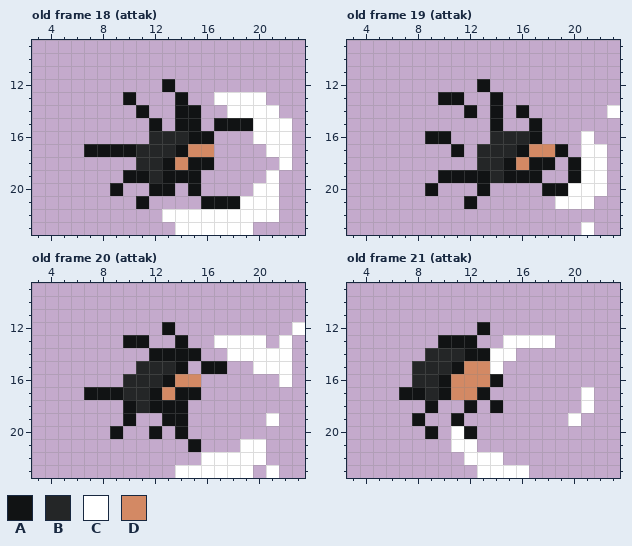
Pixel-art file: Assets/Resources/new aseprite/beings/spider/spider.aseprite. This is how it looked before the edit.
24x24 pixels, 21 frames. Colours within 5 levels of each other are drawn and written as one. Shown: old frame 18 (attak): x 3..23, y 9..23; old frame 19 (attak): x 3..23, y 9..23; old frame 20 (attak): x 3..23, y 9..23; old frame 21 (attak): x 3..23, y 9..23. The commit also changed other frames, which this record leaves out.
Palette (. is transparent): A #111314  B #242627  C #ffffff  D #d38964
New version:
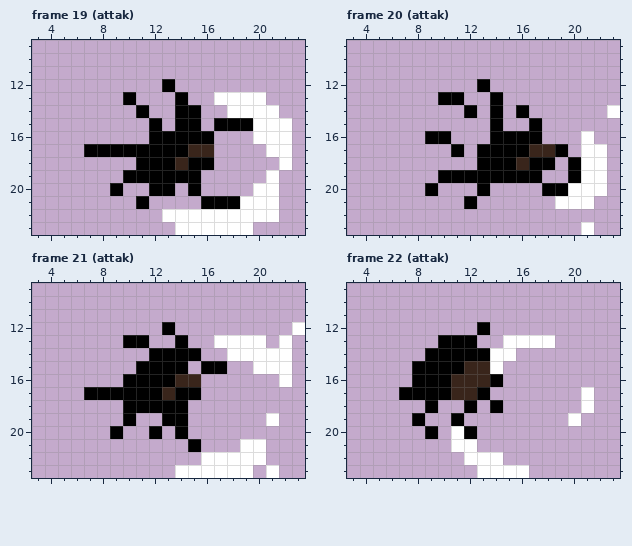
A new or re-ordered frame is compared with the old frame closest to it.
The author wrote: (#229) EatCapacity fixed + Spider !!!
Changes in this commit:
frames 21 -> 22
layer "spider/arms" added
layer "spider/body" added
layer "spider/eyes" added
layer "em/em" added
layer "em/eyes Copy" opacity 27% added
layer "arms" removed
layer "body" removed
layer "eyes" removed
frames re-ordered
colour A: #111314 -> #000000
colour D: #d38964 -> #39251b
Frame 19 (attak) against old frame 18 (attak), layer "em/em":
y 16: x 12..14 BBB -> AAA
y 17: x 11..13 BBB -> AAA
y 18: x 11..12 BB -> AA
y 19: x 12 B -> A
Frame 20 (attak) against old frame 19 (attak), layer "em/em":
y 16: x 14..16 BBB -> AAA
y 17: x 13..15 BBB -> AAA
y 18: x 13..14 BB -> AA
y 19: x 14 B -> A
Frame 21 (attak) against old frame 20 (attak), layer "em/em":
y 15: x 11..13 BBB -> AAA
y 16: x 10..12 BBB -> AAA
y 17: x 10..11 BB -> AA
y 18: x 11 B -> A
Frame 22 (attak) is new; against old frame 21 (attak), layer "em/em":
y 14: x 9..11 BBB -> AAA
y 15: x 8..10 BBB -> AAA
y 16: x 8..9 BB -> AA
y 17: x 9 B -> A
